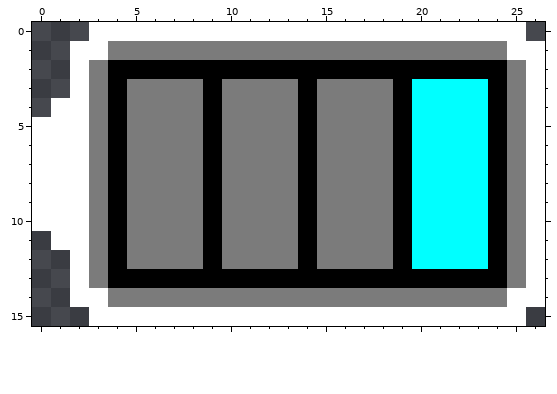
Edited in one commit: pixel-art sprite (romfs/battery1.png). The first picture shows the starting point.
The file is 27x16 pixels. Colours within 5 levels of each other are drawn and written as one.
Now the later version:
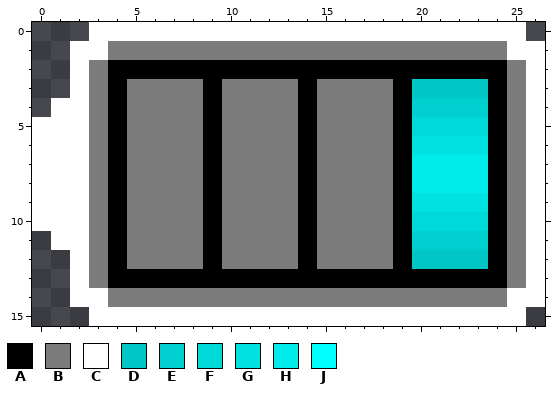
Palette (. is transparent): A #000000  B #7b7b7b  C #ffffff  D #00c6c6  E #00cfcf  F #00d9d9  G #00e2e2  H #00ecec  J #00ffff
Commit: Changed battery life texture
From old to new:
Colour J gives way to colour D in row 3 at x 20 to 23; in row 12 at x 20 to 23.
Colour J gives way to colour E in row 4 at x 20 to 23; in row 11 at x 20 to 23.
Colour J gives way to colour F in row 5 at x 20 to 23; in row 10 at x 20 to 23.
Colour J gives way to colour G in row 6 at x 20 to 23; in row 9 at x 20 to 23.
Colour J gives way to colour H in rows 7 to 8 at x 20 to 23.
Pixel boxes of the changes (left, top, right, bottom) in both pictures:
changed: (412, 79, 488, 269)
